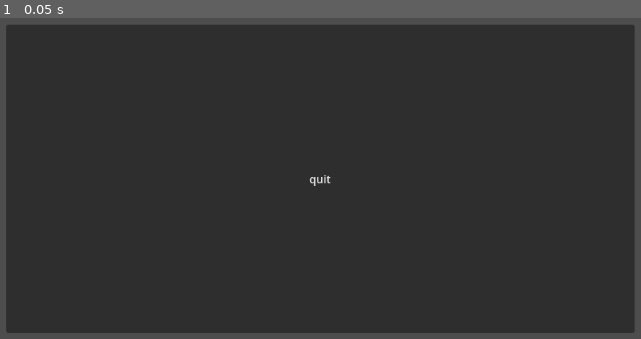
Above: before the commit, frame 1.
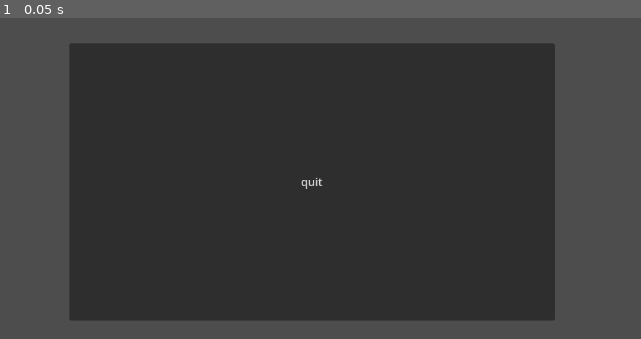
Above: after the commit, the same moment.

Repository: NikhilMaalige/ProjectYearmid2.0
Game: Godot game, scene res://main.tscn
Same seed, same stepped clock (60 frames per second), same inputs: the game is played once before the commit and once after it.
Inputs:
- Up to frame 1 (0.05 s): no input

The runs differ from the first frame. In frame 1, 28% of the frame differs, in the area x 0-99%, y 2-99%.

Commit message:
Update main.tscn

Diff:
--- a/main.tscn
+++ b/main.tscn
@@ -6,10 +6,10 @@
 script = ExtResource("1_7fng8")
 
 [node name="Button" type="Button" parent="."]
-offset_left = 84.0
-offset_top = 89.0
-offset_right = 990.0
-offset_bottom = 534.0
+offset_left = 175.0
+offset_top = 116.0
+offset_right = 875.0
+offset_bottom = 516.0
 text = "quit"
 
 [connection signal="pressed" from="Button" to="." method="_on_button_pressed"]
